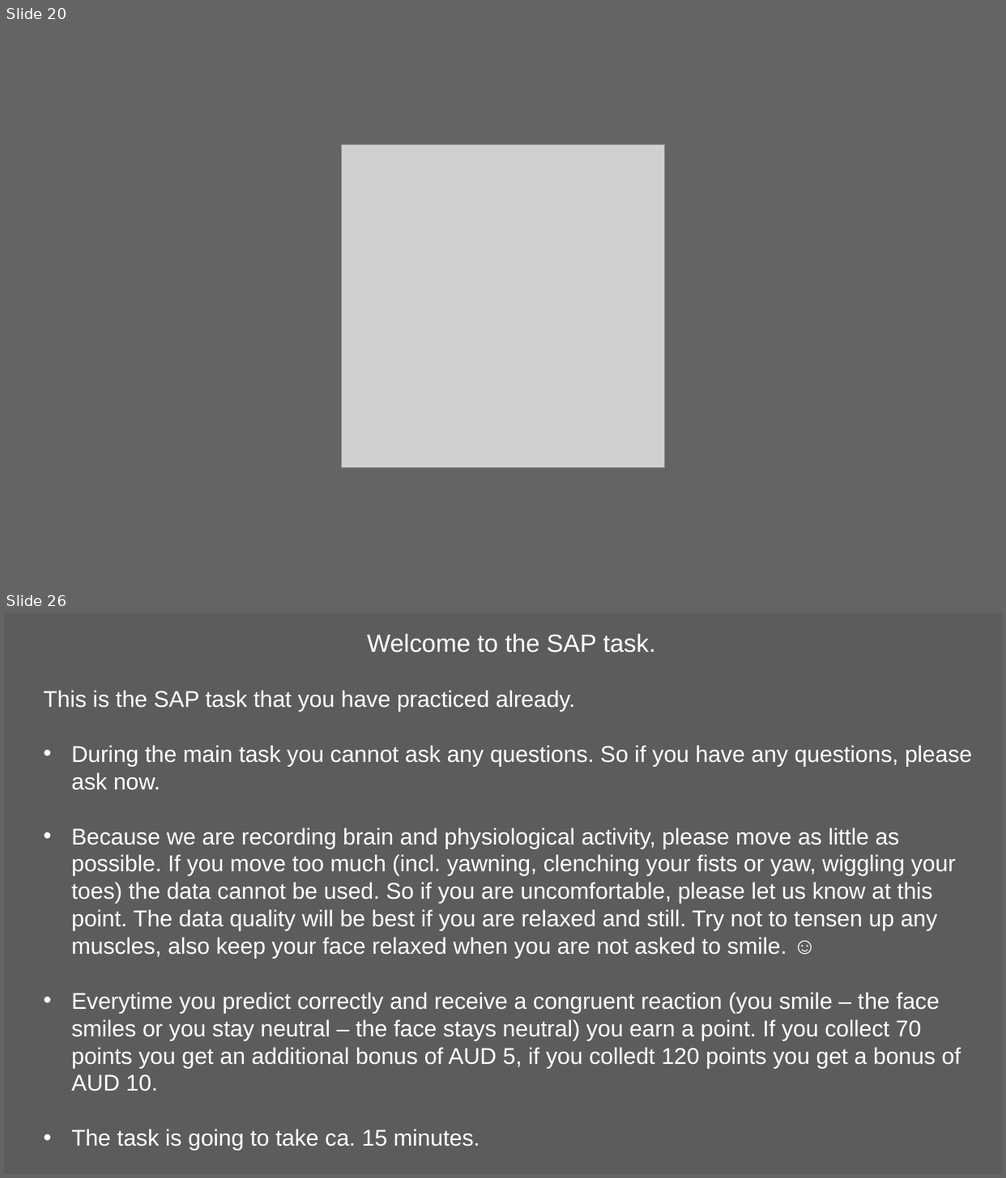
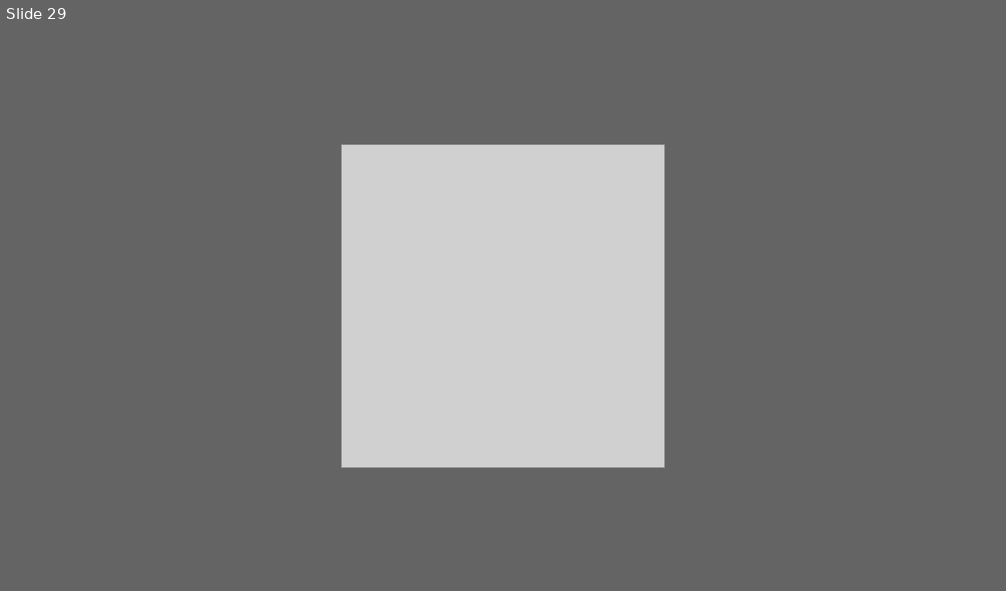
Before and after one commit to kwellstein/social_affective_prediction_task, a slide deck: control_task/stimuli/originals_SAPC_Task.pptx. Shown one above the other, each under a label of ours: slides 20 and 26 before the commit, slide 29 after it; the slides between them are not shown. The pictures are 1006x1178 and 1006x591 pixels, drawn with LibreOffice and Linux fonts; fonts in the diff are those of the drawing; grey boxes stand for pictures. Boxes give left, top, right and bottom in pixels: in the first picture for what was removed or moved away, otherwise in the second. Text is boxed around its words. In the diff, an @@ line names an element or a change of style, - is before the commit and + after.

```diff
--- a/control_task/stimuli/originals_SAPC_Task.pptx
+++ b/control_task/stimuli/originals_SAPC_Task.pptx
@@ slide 26 removed at <box>4,613,1002,1174</box>, background #5C5C5C @@
@@ text removed at <box>44,633,972,1151</box> @@
-Welcome to the SAP task.
-This is the SAP task that you have practiced already.
-• During the main task you cannot ask any questions. So if you have any questions, please ask now.
-• Because we are recording brain and physiological activity, please move as little as possible. If you move too much (incl. yawning, clenching your fists or yaw, wiggling your toes) the data cannot be used. So if you are uncomfortable, please let us know at this point. The data quality will be best if you are relaxed and still. Try not to tensen up any muscles, also keep your face relaxed when you are not asked to smile. ☺
-• Everytime you predict correctly and receive a congruent reaction (you smile – the face smiles or you stay neutral – the face stays neutral) you earn a point. If you collect 70 points you get an additional bonus of AUD 5, if you colledt 120 points you get a bonus of AUD 10.
-• The task is going to take ca. 15 minutes.
@@ what was slide 20 is now slide 29 @@
```
Also in this commit, not shown: 3 slides changed, 8 slides added, 24 other slides removed, 50 other files.
